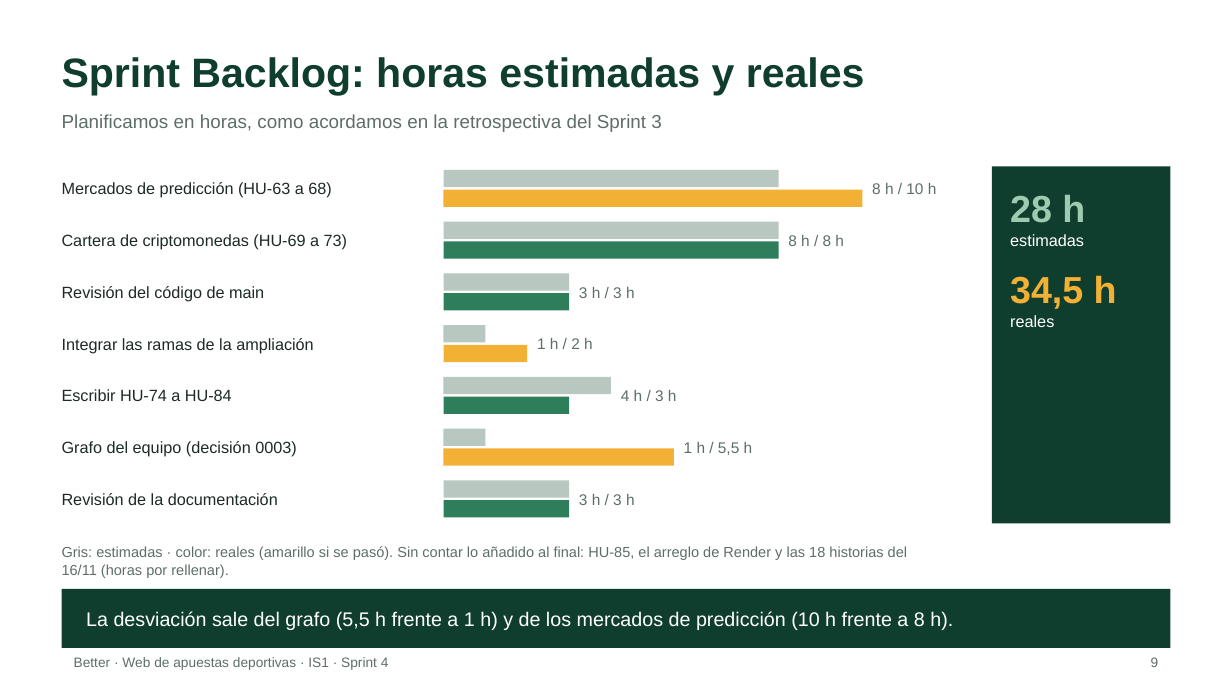
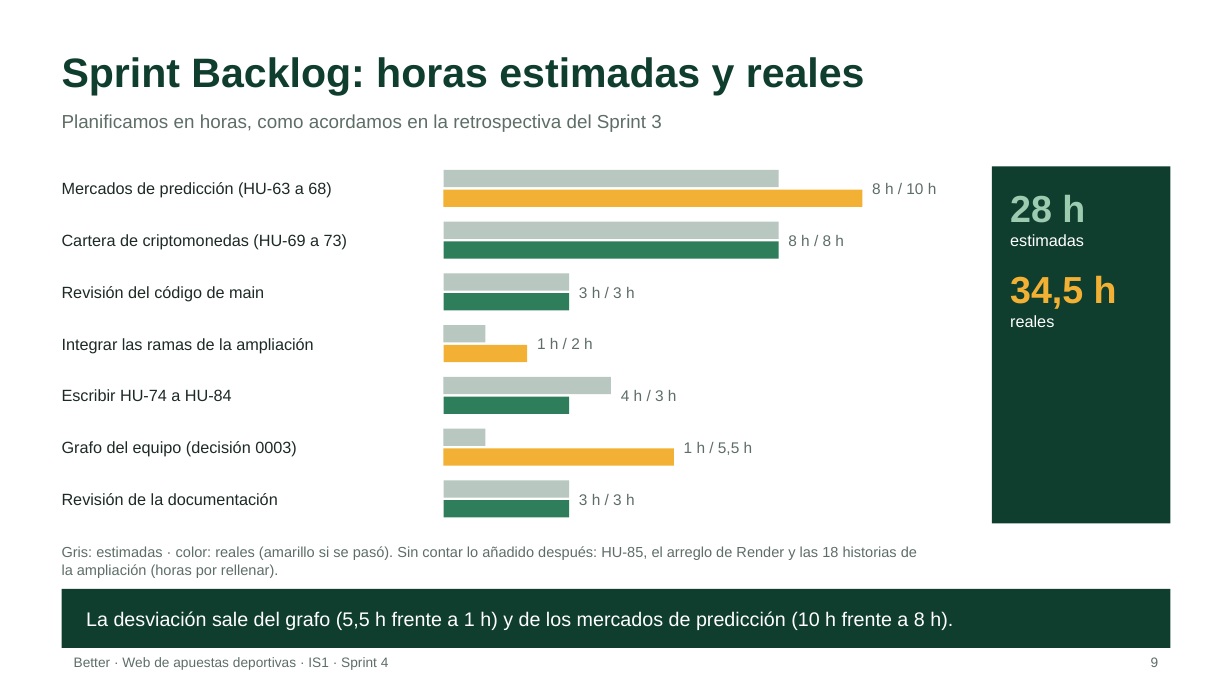
Before and after one commit to riverri/IS1, a slide deck: slide 9 of docs/presentaciones/Better_Sprint_4.pptx. Drawn at 1232x693 pixels with LibreOffice and Linux fonts; fonts in the diff are those of the drawing. Boxes give left, top, right and bottom in pixels: in the first picture for what was removed or moved away, otherwise in the second. Text is boxed around its words. In the diff, an @@ line names an element or a change of style, - is before the commit and + after.

```diff
--- a/docs/presentaciones/Better_Sprint_4.pptx
+++ b/docs/presentaciones/Better_Sprint_4.pptx
@@ text at box(62, 546, 917, 578): text changed @@
-Gris: estimadas · color: reales (amarillo si se pasó). Sin contar lo añadido al final: HU-85, el arreglo de Render y las 18 historias del 16/11 (horas por rellenar).
+Gris: estimadas · color: reales (amarillo si se pasó). Sin contar lo añadido después: HU-85, el arreglo de Render y las 18 historias de la ampliación (horas por rellenar).
```
Also in this commit, not shown: 5 other slides changed, 9 other files.
